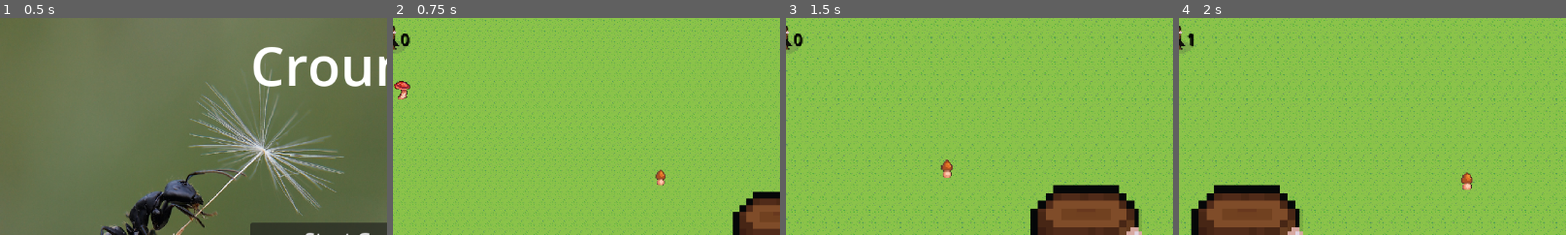
Above: before the commit, frames 1-4 (left to right).
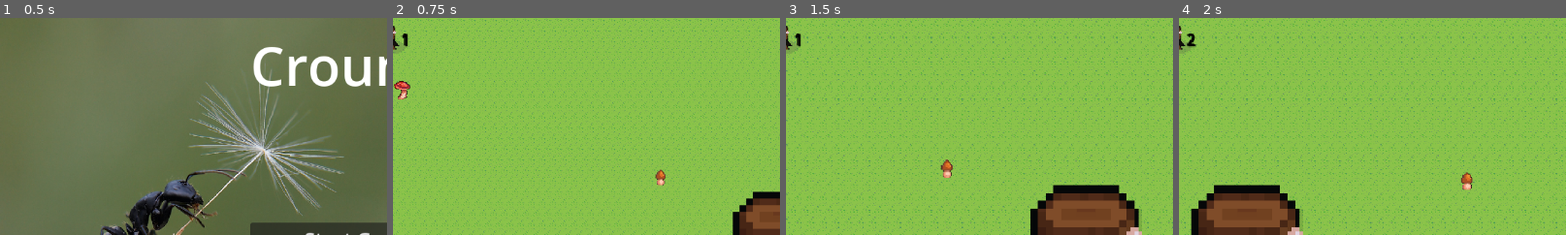
Above: after the commit, the same moments.

Repository: lotuscramoisi/Croumis
Game: Godot game, scene res://scene/main_menu.tscn
Two runs of this game, one before a commit and one after it. Both use one fixed random seed, a clock stepped at 60 frames per second and the inputs below.
Inputs (mouse positions are % of the whole screen's width and height, from its top left):
- Up to frame 1 (0.5 s): no input
- Up to frame 2 (0.75 s): click "Start Game" at 0.5 s
- Up to frame 3 (1.5 s): tap Enter at 1.25 s; move the mouse to (72, 45) at 1.27 s; hold D (input_right) from 1.28 s (still down); tap Mouse wheel down (input_scroll_down) at 1.35 s
- Up to frame 4 (2 s): keep holding D (input_right)
The pictures show only the part of the screen within x 4-54%, y 0-50%; the shares and areas given below are measured in that part.

Frame 1 is identical in both runs. In frame 2, 0.1% of the frame differs, in the area x 2-5%, y 7-13%; in frame 3, 0.1%; in frame 4, less than 0.1%.

Commit message:
creation of a new pheromone display system

Diff:
--- a/code/AntHandling.gd
+++ b/code/AntHandling.gd
@@ -14,9 +14,6 @@
 var is_in_front_of = null
 var is_transporting = null
 
-
-@export var pheromone: PackedScene
-@export var pheromone_parent: Node2D
 @onready var timer = $Timer
 
 func _ready() -> void:
@@ -62,14 +59,14 @@
 
 func wander_behavior(delta):
 	if randf() < 0.05:
-		var found_a_trace = pick_direction_using_pheromons()
-
+		#var found_a_trace = pick_direction_using_pheromons()
+		var found_a_trace
 		if !found_a_trace:
 			motivation_to_explore += delta
 			global_energy += delta
 		else:
 			motivation_to_explore = 0
-		print(motivation_to_explore)
+		#print(motivation_to_explore)
 		# If too much time passes without finding any traces, return to base
 		if motivation_to_explore > 2.5 || global_energy > 10:
 			current_state = State.RETURNING
@@ -112,13 +109,13 @@
 
 	# Check all directions and find the one with the highest pheromone value
 	for dir in directions:
-		var key = GlobalPheromon.get_key(position.x + dir.x, position.y + dir.y)
-		var pheromone_value = GlobalPheromon.matrix.get(key, 0) # Default to 0 if not found
+		var key = GlobalPheromon.get_key(position)
+		var pheromone_value = GlobalPheromon.dico_phero.get(key,{}) # Default to 0 if not found
 
 		if pheromone_value > max_pheromone:
 			max_pheromone = pheromone_value
 			best_angle = (position + dir).angle_to_point(position)
-			print("Best anglue", best_angle)
+			#print("Best anglue", best_angle)
 
 	var angle_change = randf_range(-PI / 5, PI / 5)
 	velocity = Vector2(cos(best_angle + angle_change), sin(best_angle + angle_change)) * SPEED
@@ -144,20 +141,8 @@
 
 func spawn_phero():
 	if is_transporting:
-		GlobalPheromon.increase_value(position.x,position.y,10)
+		GlobalPheromon.increase_value(position,"food",10)
 	elif current_state == State.RETURNING:
-		GlobalPheromon.increase_value(position.x,position.y,-5)
+		GlobalPheromon.increase_value(position,"returning",10)
 	else:
-		GlobalPheromon.increase_value(position.x,position.y,1)
-
-
-	if pheromone:
-		var new_pheromone = pheromone.instantiate()
-		new_pheromone.position = position
-
-		if pheromone_parent:
-			pheromone_parent.add_child(new_pheromone)
-		else:
-			get_parent().add_child(new_pheromone)
-	else:
-		print("No enemy scene assigned!")
+		GlobalPheromon.increase_value(position,"wandering",10)
--- a/code/GlobalPheromon.gd
+++ b/code/GlobalPheromon.gd
@@ -1,52 +1,61 @@
-extends Node2D
+extends TileMapLayer
 
-var matrix: Dictionary = {}
-var min_x: int
-var min_y: int
-var max_x: int
-var max_y: int
+var dico_phero: Dictionary = {}
 
 var timer = 0.0
 
 func _ready() -> void:
-	pass
+	var tile_set_preload = preload("res://scene/pheromones.tres")  # Charge un TileSet
+	tile_set = tile_set_preload
+	scale.x = 0.5
+	scale.y = 0.5
+
 func _process(delta: float) -> void:
 	# Timer pour exécuter l'action toutes les 3 secondes
 	timer += delta
 	if timer >= 3.0:
 		timer = 0.0
-		#print_matrix()  # Afficher la matrice
 		decrease_all_values(0.1)  # Diminuer la valeur de toutes les coordonnées
-		#print_matrix()  # Afficher la matrice après diminution
 
 
-func get_key(x: int, y: int) -> String:
-	return str(round(x/64)) + "," + str(round(y/64))
+
+func get_key(position : Vector2) -> Vector2i:
+	return Vector2i(round(position.x / 16), round(position.y / 16))
 
 # Augmente la valeur à une certaine coordonnée (x, y)
-func increase_value(x: int, y: int, amount: int = 1):
-	var key = get_key(x, y)
-	if key in matrix:
-		matrix[key] += amount
+func increase_value(position : Vector2, type : String, amount: int = 1):
+	var key = get_key(position)
+	if key in dico_phero and dico_phero[key].has(type):
+		dico_phero[key][type] += amount
 	else:
-		matrix[key] = amount
+		if key not in dico_phero:
+			set_cell(key,0 ,Vector2i(3,3))
+			dico_phero[key] = {}
+		dico_phero[key][type] = amount
 
 # Diminue la valeur de toutes les coordonnées sans descendre en dessous de 0
 func decrease_all_values(amount: float):
 	var keys_to_remove = []
 
-	for key in matrix.keys():
-		matrix[key] = max(0, matrix[key] - amount) # Between 0 and previous value - amount
-		if matrix[key] == 0:
-			keys_to_remove.append(key)  # Store keys to delete after iteration
+	for key in dico_phero.keys():
+		for type in dico_phero[key].keys():
+			dico_phero[key][type] = max(0, dico_phero[key][type] - amount) # Between 0 and previous value - amount
+			if dico_phero[key][type] == 0:
+				keys_to_remove.append(Vector2(key,type))  # Store keys to delete after iteration
 
 	# Remove empty values to keep dictionary small
 	for key in keys_to_remove:
-		matrix.erase(key)
+		dico_phero[key.x].erase(key.y)
+		if dico_phero[key.x].keys().lens() == 0:
+			dico_phero.erase(key.x)
+			erase_cell(key)
 
-# Print only existing values (sparse matrix)
-func print_matrix():
-	print("\n=== MATRIX ===")
-	for key in matrix.keys():
-		print(key + " -> " + str(matrix[key]))
+
+
+# Print only existing values (sparse dico_phero)
+func print_dico_phero():
+	print("\n=== dico_phero ===")
+	for key in dico_phero.keys():
+		for type in dico_phero[key].keys():
+			print(str(key) + "/" + type + " -> " + str(dico_phero[key][type]))
 	print("================\n")
--- a/code/spawnAnt.gd
+++ b/code/spawnAnt.gd
@@ -11,7 +11,7 @@
 	spawn_ant()
 
 func spawn_ant():
-	print("Spawn ant")
+	#print("Spawn ant")
 	var spawn_positions = get_spawn_positions()
 	if spawn_positions.is_empty():
 		print("No spawn positions available!")
--- a/scene/ant.tscn
+++ b/scene/ant.tscn
@@ -1,7 +1,6 @@
-[gd_scene load_steps=5 format=3 uid="uid://dnfy43lai5m1"]
+[gd_scene load_steps=4 format=3 uid="uid://dnfy43lai5m1"]
 
 [ext_resource type="Script" path="res://code/AntHandling.gd" id="1_7b4hm"]
-[ext_resource type="PackedScene" uid="uid://duvh63gc0tswy" path="res://scene/pheromone.tscn" id="2_a2l3m"]
 [ext_resource type="Texture2D" uid="uid://ir4me35o6drk" path="res://assets/foumie.png" id="3_lb58u"]
 
 [sub_resource type="CapsuleShape2D" id="CapsuleShape2D_r4vc0"]
@@ -9,9 +8,9 @@
 height = 46.0
 
 [node name="CharacterBody2D" type="CharacterBody2D"]
-scale = Vector2(0.2, 0.2)
+position = Vector2(6, 9)
+scale = Vector2(0.25, 0.25)
 script = ExtResource("1_7b4hm")
-pheromone = ExtResource("2_a2l3m")
 
 [node name="Sprite2D" type="Sprite2D" parent="."]
 texture = ExtResource("3_lb58u")
--- a/scene/game.tscn
+++ b/scene/game.tscn
@@ -130,6 +130,16 @@
 
 [node name="camera" parent="." instance=ExtResource("4_82kjx")]
 
+[node name="map" type="TileMapLayer" parent="."]
+light_mask = 3
+visibility_layer = 3
+tile_set = SubResource("TileSet_t22nr")
+script = ExtResource("5_j048g")
+
+[node name="food" type="TileMapLayer" parent="."]
+tile_set = SubResource("TileSet_wkglk")
+script = ExtResource("8_i2nhk")
+
 [node name="SpawnerAnts" type="Node2D" parent="." node_paths=PackedStringArray("tilemap", "enemy_parent")]
 scale = Vector2(0.5, 0.5)
 script = ExtResource("4_mn7sr")
@@ -140,20 +150,10 @@
 [node name="Timer" type="Timer" parent="SpawnerAnts"]
 autostart = true
 
-[node name="map" type="TileMapLayer" parent="."]
-light_mask = 3
-visibility_layer = 3
-tile_set = SubResource("TileSet_t22nr")
-script = ExtResource("5_j048g")
-
-[node name="Sprite2D" type="Sprite2D" parent="."]
-position = Vector2(206, 215)
-scale = Vector2(5, 5)
+[node name="Sprite2D" type="Sprite2D" parent="SpawnerAnts"]
+position = Vector2(412, 430)
+scale = Vector2(10, 10)
 texture = ExtResource("6_to4ab")
-
-[node name="food" type="TileMapLayer" parent="."]
-tile_set = SubResource("TileSet_wkglk")
-script = ExtResource("8_i2nhk")
 
 [node name="CanvasLayer" type="CanvasLayer" parent="."]
 
--- a/scene/pheromone.tscn
+++ /dev/null
@@ -1,11 +0,0 @@
-[gd_scene load_steps=2 format=3 uid="uid://duvh63gc0tswy"]
-
-[ext_resource type="Texture2D" uid="uid://cfp70olad0n44" path="res://assets/pheromone.png" id="1_dpu5q"]
-
-[node name="pheromone" type="Node2D"]
-z_index = 2
-scale = Vector2(0.2, 0.2)
-
-[node name="Sprite2D" type="Sprite2D" parent="."]
-position = Vector2(4, 8)
-texture = ExtResource("1_dpu5q")
--- /dev/null
+++ b/scene/pheromones.tres
@@ -0,0 +1,14 @@
+[gd_resource type="TileSet" load_steps=3 format=3 uid="uid://b3sre6wvrw7gq"]
+
+[ext_resource type="Texture2D" uid="uid://cfp70olad0n44" path="res://assets/pheromone.png" id="1_2dgmq"]
+
+[sub_resource type="TileSetAtlasSource" id="TileSetAtlasSource_8b7xu"]
+texture = ExtResource("1_2dgmq")
+separation = Vector2i(1, 0)
+3:3/0 = 0
+3:3/0/z_index = 1
+6:6/0 = 0
+6:6/0/z_index = 1
+
+[resource]
+sources/0 = SubResource("TileSetAtlasSource_8b7xu")
